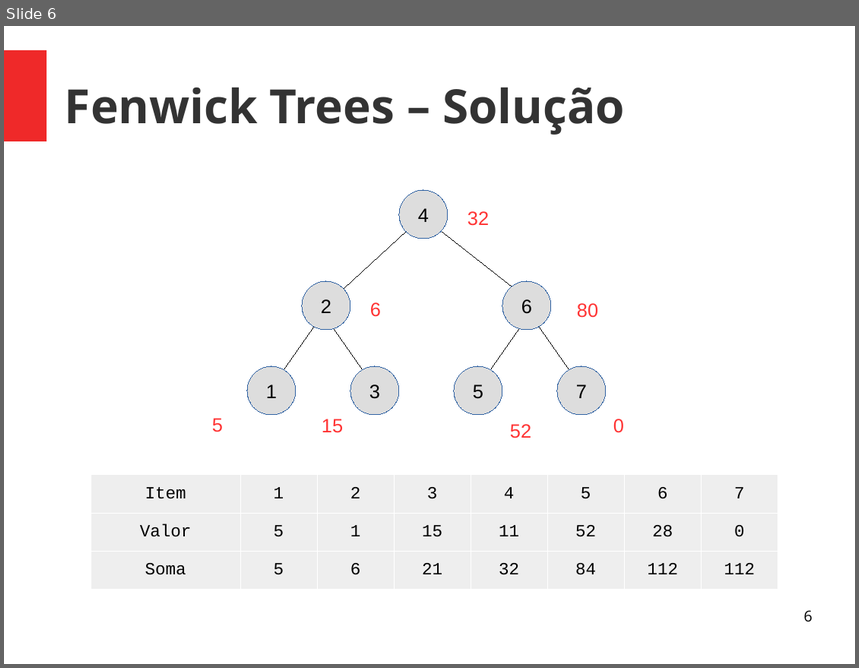
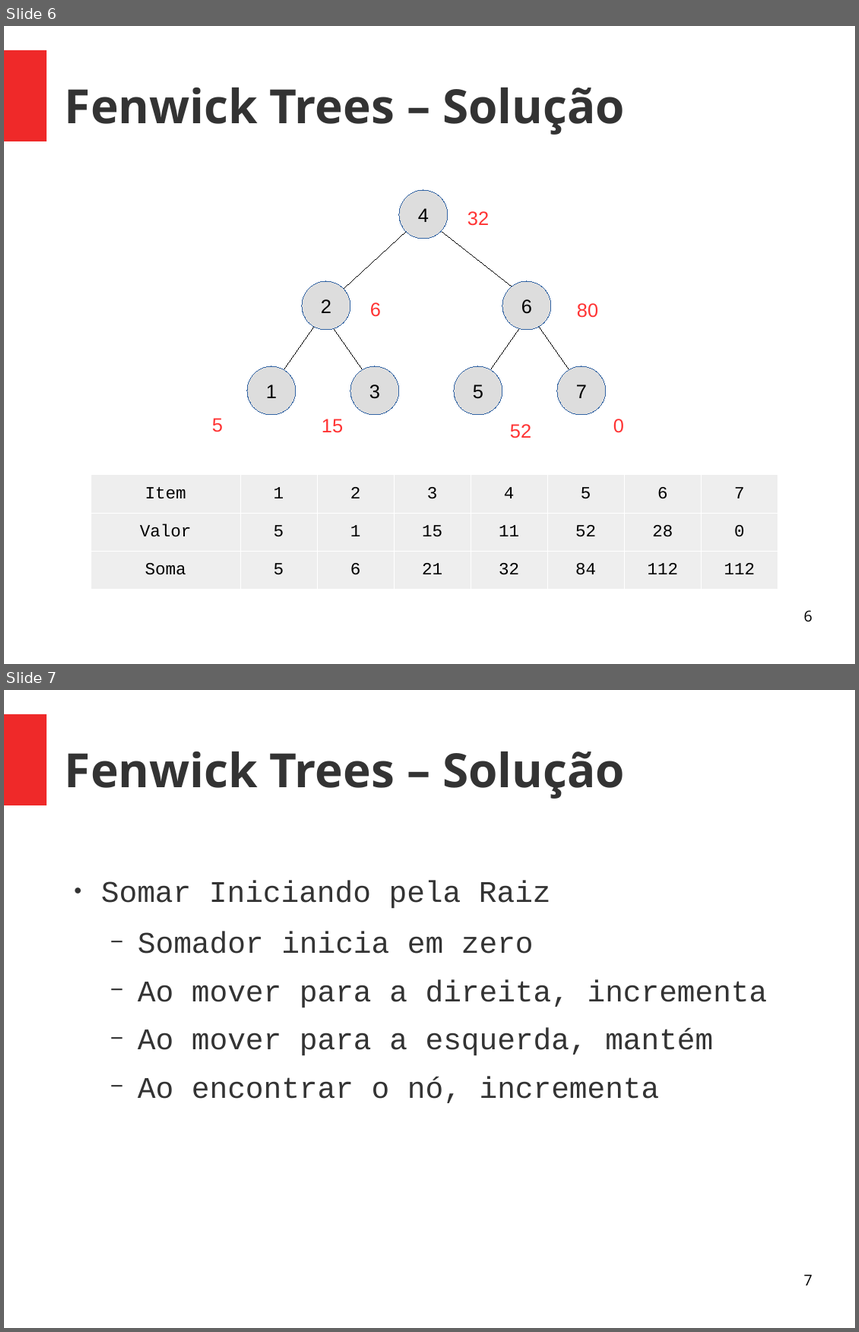
Before and after one commit to almirbraggio/aed, a slide deck: 03/Fenwick-Tree/fenwick-tree.odp. Shown one above the other, each under a label of ours: slide 6 before the commit, slides 6 and 7 after it. The pictures are 859x668 and 859x1332 pixels, drawn with LibreOffice and Linux fonts; fonts in the diff are those of the drawing. Boxes give left, top, right and bottom in pixels: in the first picture for what was removed or moved away, otherwise in the second. Text is boxed around its words. In the diff, an @@ line names an element or a change of style, - is before the commit and + after.

Commit message:
Fenwick presentation edit

```diff
--- a/03/Fenwick-Tree/fenwick-tree.odp
+++ b/03/Fenwick-Tree/fenwick-tree.odp
@@ slide 7 added at [4, 690, 855, 1328], background #FFFFFF; not listed: 1 template element that a slide beside it also shows @@
@@ title added at [65, 752, 625, 799], 44 pt, text #333333, bold @@
+Fenwick Trees – Solução
@@ text added at [101, 881, 768, 1103], 28 pt, text #333333 @@
+● Somar Iniciando pela Raiz
+  − Somador inicia em zero
+  − Ao mover para a direita, incrementa
+  − Ao mover para a esquerda, mantém
+  − Ao encontrar o nó, incrementa
@@ page number added at [804, 1275, 813, 1286], 14 pt, text #000000 @@
+7
```
Also in this commit, not shown: 13 other slides added, 1 other file.
